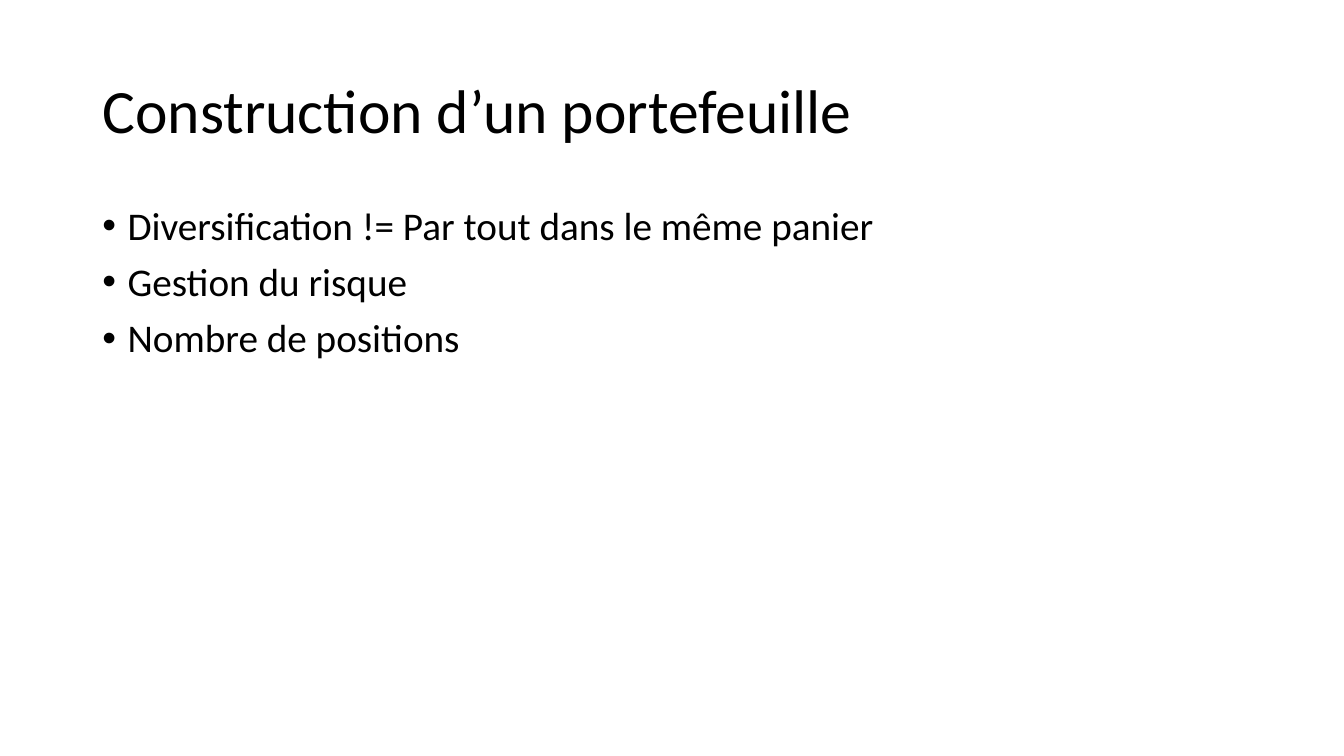
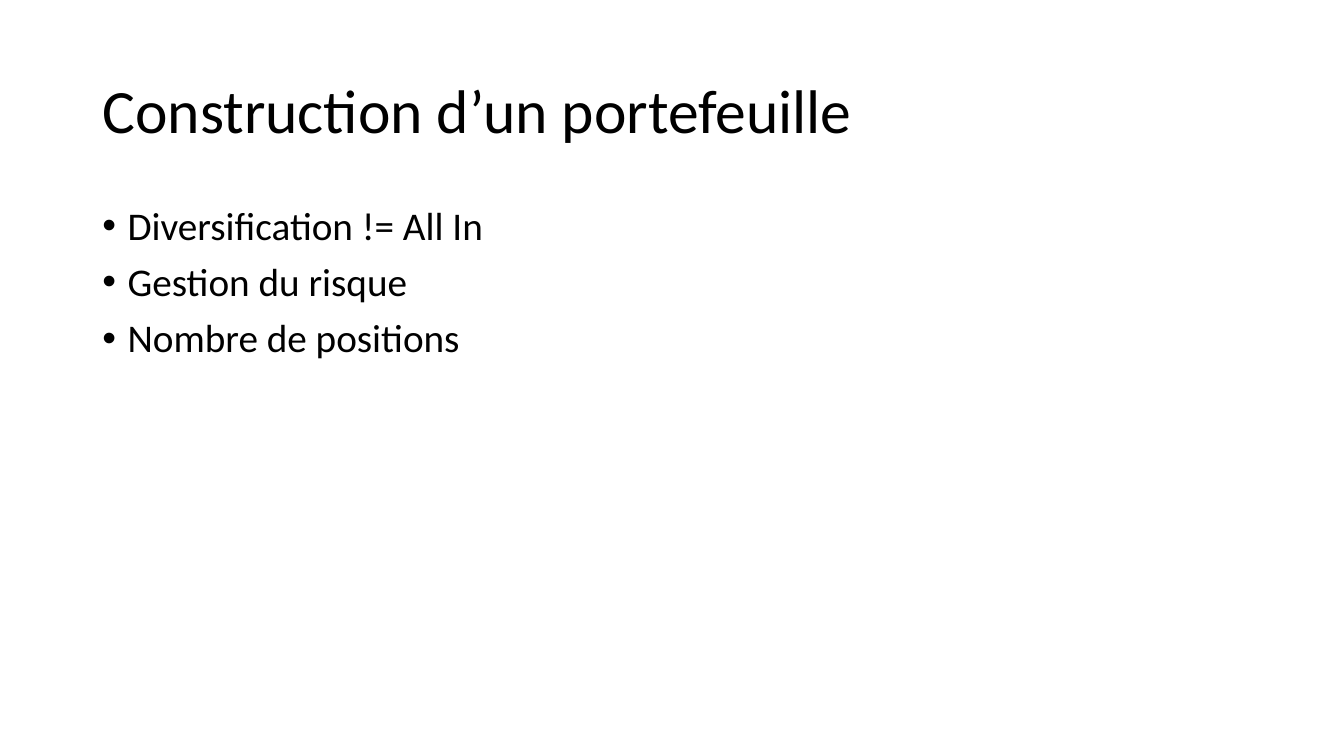
Before and after one commit to dadelcarbo/UltimateChartistRoot, a slide deck: slide 25 of Formation/Formation Bourse_Benoit.pptx (slide 21 before the commit). Drawn at 1344x756 pixels with LibreOffice and Linux fonts; fonts in the diff are those of the drawing. Boxes give left, top, right and bottom in pixels: in the first picture for what was removed or moved away, otherwise in the second. Text is boxed around its words. In the diff, an @@ line names an element or a change of style, - is before the commit and + after.

```diff
--- a/Formation/Formation Bourse_Benoit.pptx
+++ b/Formation/Formation Bourse_Benoit.pptx
@@ text at <box>128,212,482,241</box>: text changed @@
-• Diversification != Par tout dans le même panier
+• Diversification != All In
```
Also in this commit, not shown: 5 slides added, 1 slide removed, 5 other files.
